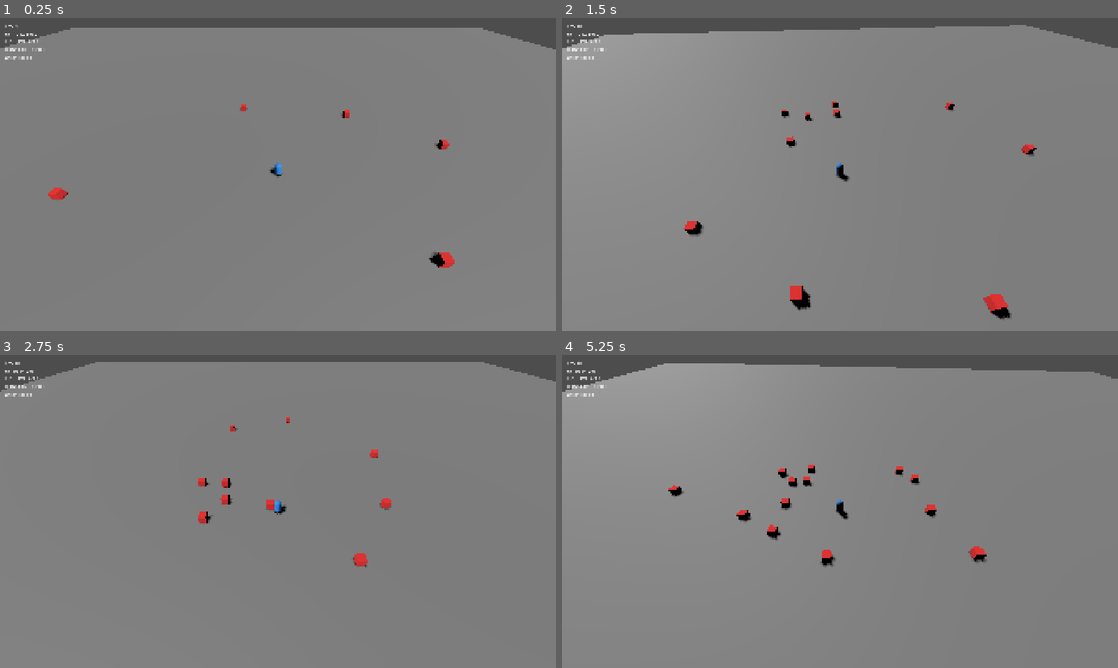
Above: before the commit, frames 1-4 (two rows, left to right).
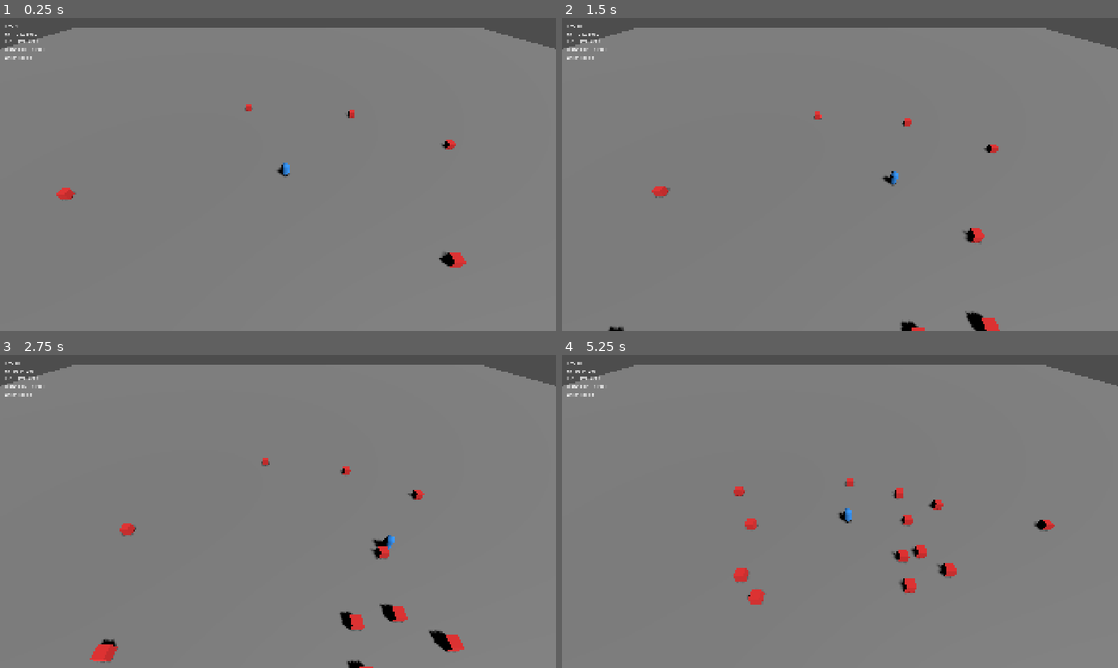
Above: after the commit, the same moments.

Repository: lenovo-li/rift-cleansers
Game: Godot game, scene res://scenes/game_scene.tscn
Same seed, same stepped clock (60 frames per second), same inputs: the game is played once before the commit and once after it. This scene is started directly instead of the project's main scene.
Inputs (mouse positions are in pixels of both pictures, inside the frame that each line leads up to):
- Up to frame 1 (0.25 s): no input
- Up to frame 2 (1.5 s): tap Enter (ui_accept) at 0.5, 0.77 s; move the mouse to (962, 158) at 0.52 s; hold D (move_right) 0.53-1.28 s; tap Space (dash) at 0.6, 1.35 s; move the mouse to (728, 190) at 1.27 s; hold S (move_down) from 1.28 s (still down)
- Up to frame 3 (2.75 s): tap Enter (ui_accept) at 1.52 s; move the mouse to (333, 442) at 2.02 s; release S (move_down) at 2.03 s; hold D (move_right) from 2.03 s (still down); tap Space (dash) at 2.1 s
- Up to frame 4 (5.25 s): move the mouse to (812, 574) at 2.77 s; release D (move_right) at 2.78 s; hold W (move_up) 2.78-3.53 s; tap Space (dash) every 0.75 s from 2.85 to 5.1 s; tap Enter (ui_accept) at 3.02, 3.77, 4.52 s; move the mouse to (1006, 558) at 3.52 s; hold A (move_left) 3.53-5.03 s; move the mouse to (673, 464) at 4.27 s; move the mouse to (867, 511) at 5.02 s; hold S (move_down) from 5.03 s (still down)

The runs differ from the first frame. In frame 1, 0.8% of the frame differs, in the area x 0-100%, y 3-80%; in frame 2, 4.3%; in frame 3, 2.9%; in frame 4, 5.6%, in the area x 0-100%, y 2-80%.

Commit message:
fix: 相机不跟随玩家旋转 + 添加视觉反馈
相机修复：
- 将相机从玩家子节点移到场景根节点
- 相机保持固定俯视角，不再跟随玩家旋转
- 解决WASD移动时相机跟着转的问题

视觉反馈：
- 盾击释放时屏幕白色闪光（0.15秒淡出）
- 敌人受伤时变红（0.1秒）
- 让玩家能看到攻击生效

现在应该能在编辑器中正常试玩。

Diff:
--- a/gameplay/actors/enemy_ai.gd
+++ b/gameplay/actors/enemy_ai.gd
@@ -68,6 +68,17 @@
 
 	current_health -= amount
 
+	# 受伤视觉反馈：变红0.1秒
+	var mesh: MeshInstance3D = get_node_or_null("Mesh")
+	if mesh:
+		var mat: StandardMaterial3D = mesh.get_surface_override_material(0) as StandardMaterial3D
+		if mat:
+			var original_color: Color = mat.albedo_color
+			mat.albedo_color = Color(1, 0.5, 0.5)
+			await get_tree().create_timer(0.1).timeout
+			if is_instance_valid(mesh) and is_instance_valid(mat):
+				mat.albedo_color = original_color
+
 	if current_health <= 0.0:
 		die()
 
--- a/gameplay/actors/player_m1.gd
+++ b/gameplay/actors/player_m1.gd
@@ -80,6 +80,9 @@
 	var tier: int = result.get("tier", 1)
 	print("[PlayerM1] Shield Bash Lv%d (Tier%d)! hits=%d, damage=%.0f" % [level, tier, result.hits, result.damage])
 
+	# 简单视觉反馈：屏幕闪烁
+	_flash_screen()
+
 
 ## 范围脉冲：对 attack_range 内所有存活敌人造成伤害（铁卫近战范围定位的灰盒版）。
 ## 返回命中数量，便于测试。
@@ -131,3 +134,21 @@
 	if target != shield_bash.level:
 		shield_bash.set_level(target)
 		print("[PlayerM1] Shield Bash -> Lv%d (Tier%d)" % [shield_bash.level, shield_bash.get_tier()])
+
+
+func _flash_screen() -> void:
+	# 创建全屏白色闪光
+	var flash: ColorRect = ColorRect.new()
+	flash.color = Color(1, 1, 1, 0.3)
+	flash.mouse_filter = Control.MOUSE_FILTER_IGNORE
+
+	# 添加到场景根UI
+	var ui: CanvasLayer = get_tree().root.find_child("UI", true, false)
+	if ui:
+		flash.set_anchors_preset(Control.PRESET_FULL_RECT)
+		ui.add_child(flash)
+
+		# 0.1秒后淡出并删除
+		var tween: Tween = create_tween()
+		tween.tween_property(flash, "modulate:a", 0.0, 0.15)
+		tween.tween_callback(flash.queue_free)
--- a/gameplay/actors/player_m1.tscn
+++ b/gameplay/actors/player_m1.tscn
@@ -24,8 +24,3 @@
 [node name="Collision" type="CollisionShape3D" parent="."]
 transform = Transform3D(1, 0, 0, 0, 1, 0, 0, 0, 1, 0, 1, 0)
 shape = SubResource("3")
-
-[node name="CameraPivot" type="Node3D" parent="."]
-transform = Transform3D(1, 0, 0, 0, 0.707107, 0.707107, 0, -0.707107, 0.707107, 0, 20, 20)
-
-[node name="Camera" type="Camera3D" parent="CameraPivot"]
--- a/scenes/game_scene.tscn
+++ b/scenes/game_scene.tscn
@@ -11,6 +11,9 @@
 script = ExtResource("2")
 
 [node name="PlayerM1" parent="." instance=ExtResource("1")]
+
+[node name="Camera" type="Camera3D" parent="."]
+transform = Transform3D(1, 0, 0, 0, 0.707107, 0.707107, 0, -0.707107, 0.707107, 0, 20, 20)
 
 [node name="Sun" type="DirectionalLight3D" parent="."]
 transform = Transform3D(0.707107, -0.5, 0.5, 0, 0.707107, 0.707107, -0.707107, -0.5, 0.5, 0, 20, 0)
Not shown, added: tests/test_shield_bash.gd.uid
